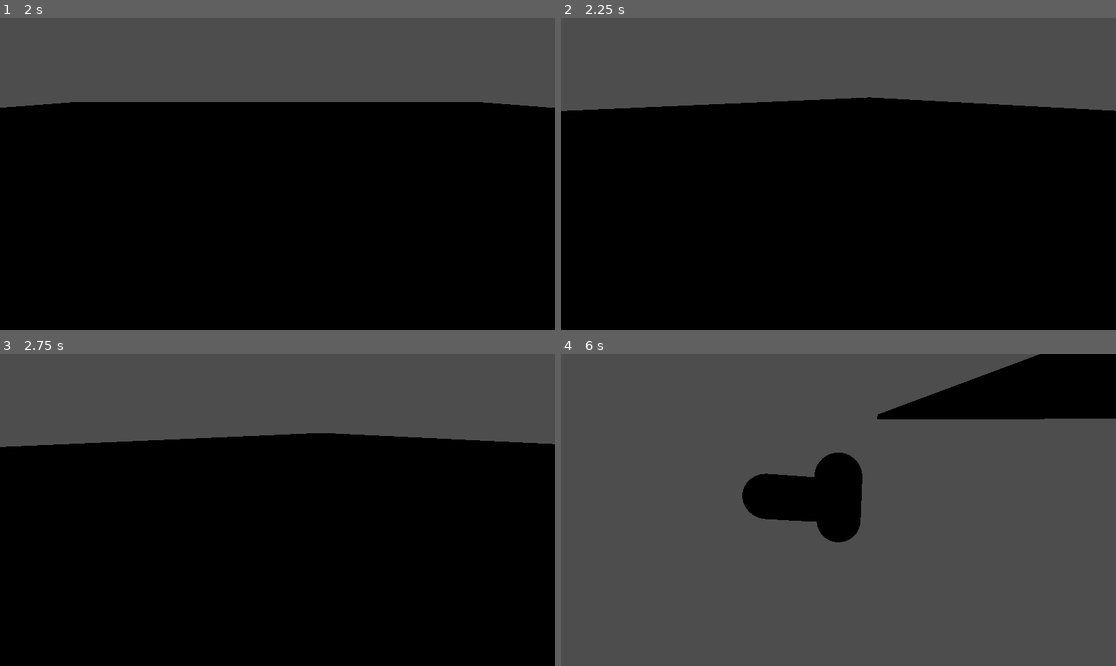
Above: before the commit, frames 1-4 (two rows, left to right).
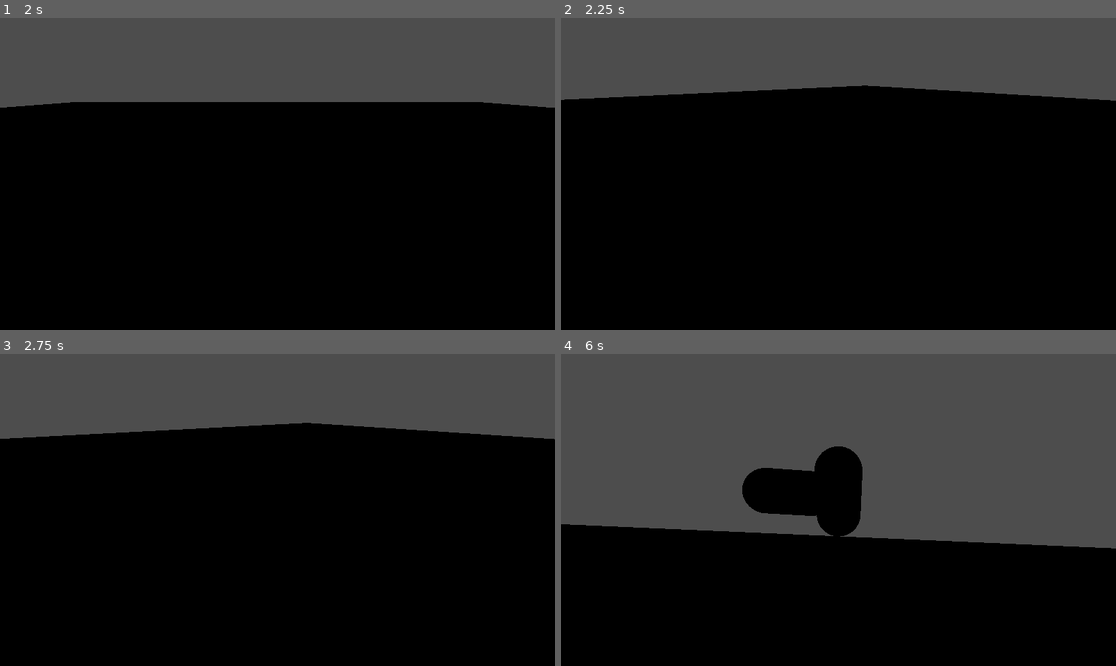
Above: after the commit, the same moments.

Repository: AlphOmart/AElys
Game: Godot game, scene res://menu_principal.tscn
Same seed, same stepped clock (60 frames per second), same inputs: the game is played once before the commit and once after it.
Inputs (mouse positions are in pixels of both pictures, inside the frame that each line leads up to):
- Up to frame 1 (2 s): click "New Game" at 0.5 s; click "New Game" at 1.25 s
- Up to frame 2 (2.25 s): tap Enter at 2 s; move the mouse to (866, 174) at 2.02 s; hold W (move_forward) from 2.03 s (still down)
- Up to frame 3 (2.75 s): keep holding W (move_forward)
- Up to frame 4 (6 s): keep holding W (move_forward); move the mouse to (810, 510) at 2.77 s; move the mouse to (849, 503) at 3.52 s; move the mouse to (832, 516) at 4.27 s; move the mouse to (877, 513) at 5.02 s; move the mouse to (794, 506) at 5.77 s

Frame 1 is identical in both runs. In frame 2, 3.6% of the frame differs, in the area x 0-100%, y 21-30%; in frame 3, 2.7%; in frame 4, 48%, in the area x 0-100%, y 0-100%.

Commit message:
fixed deplacement issues

Diff:
--- a/player.gd
+++ b/player.gd
@@ -1,13 +1,13 @@
 extends CharacterBody3D
 
-# How fast the player moves in meters per second.
 @export var speed = 14
-# The downward acceleration when in the air, in meters per second squared.
 @export var fall_acceleration = 75
 
 var target_velocity = Vector3.ZERO
+
 @onready var camera_pivot = $CameraPivot
 @onready var player_pivot = $"."
+
 var mouse_sensitivity = 0.005
 var rotation_x = 0.0
 var rotation_y = 0.0
@@ -19,33 +19,36 @@
 	if event is InputEventMouseMotion:
 		rotation_y -= event.relative.x * mouse_sensitivity
 		rotation_x = clamp(rotation_x - event.relative.y * mouse_sensitivity, deg_to_rad(-45), deg_to_rad(45))
-		#camera_pivot.rotation = Vector3(rotation_x, 0, 0)
+		camera_pivot.rotation = Vector3(rotation_x, 0, 0)
 		player_pivot.rotation = Vector3(0, rotation_y, 0)
+
 func _physics_process(delta):
-	var direction = Vector3.ZERO
+	var input_dir = Vector3.ZERO
 
 	if Input.is_action_pressed("move_left"):
-		direction.x -= 1
+		input_dir.x -= 1
 	if Input.is_action_pressed("move_right"):
-		direction.x += 1
+		input_dir.x += 1
 	if Input.is_action_pressed("move_back"):
-		direction.z += 1
+		input_dir.z += 1
 	if Input.is_action_pressed("move_forward"):
-		direction.z -= 1
+		input_dir.z -= 1
 	if Input.is_action_pressed("quit"):
 		get_tree().quit()
-	if direction != Vector3.ZERO:
-		direction = direction.normalized()
-#		$Pivot.basis = Basis.looking_at(direction)
 
-	# Ground Velocity
+	# Transformation de la direction selon la rotation du joueur
+	var direction = (player_pivot.transform.basis * input_dir).normalized()
+
+	# Vitesse horizontale
 	target_velocity.x = direction.x * speed
 	target_velocity.z = direction.z * speed
 
-	# Vertical Velocity
-	if not is_on_floor(): # If in the air, fall towards the floor. Literally gravity
-		target_velocity.y = target_velocity.y - (fall_acceleration * delta)
+	# Gravité
+	if not is_on_floor():
+		target_velocity.y -= fall_acceleration * delta
+	else:
+		target_velocity.y = 0.0  # reset si au sol
 
-	# Moving the Character
+	# Déplacement
 	velocity = target_velocity
 	move_and_slide()
